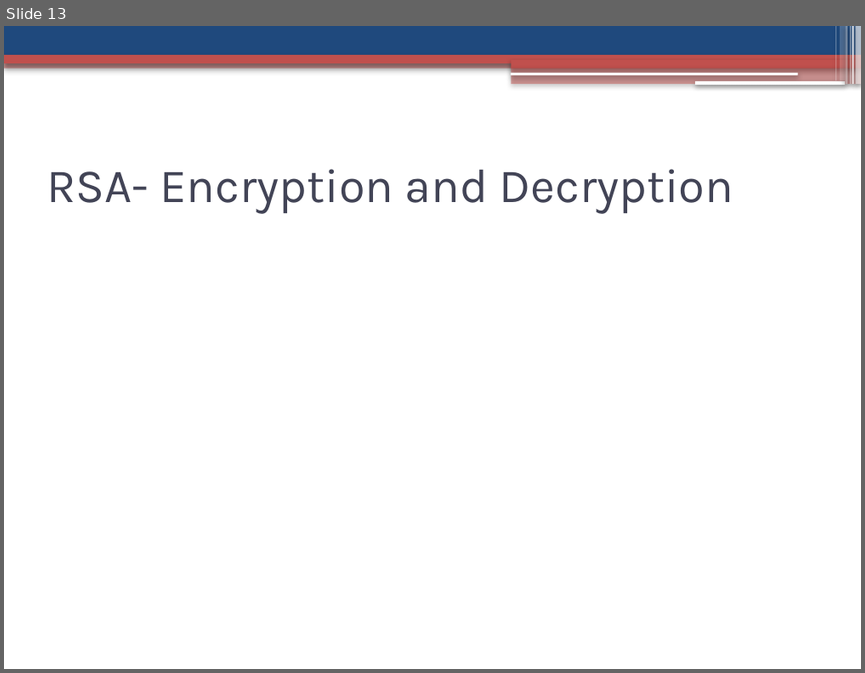
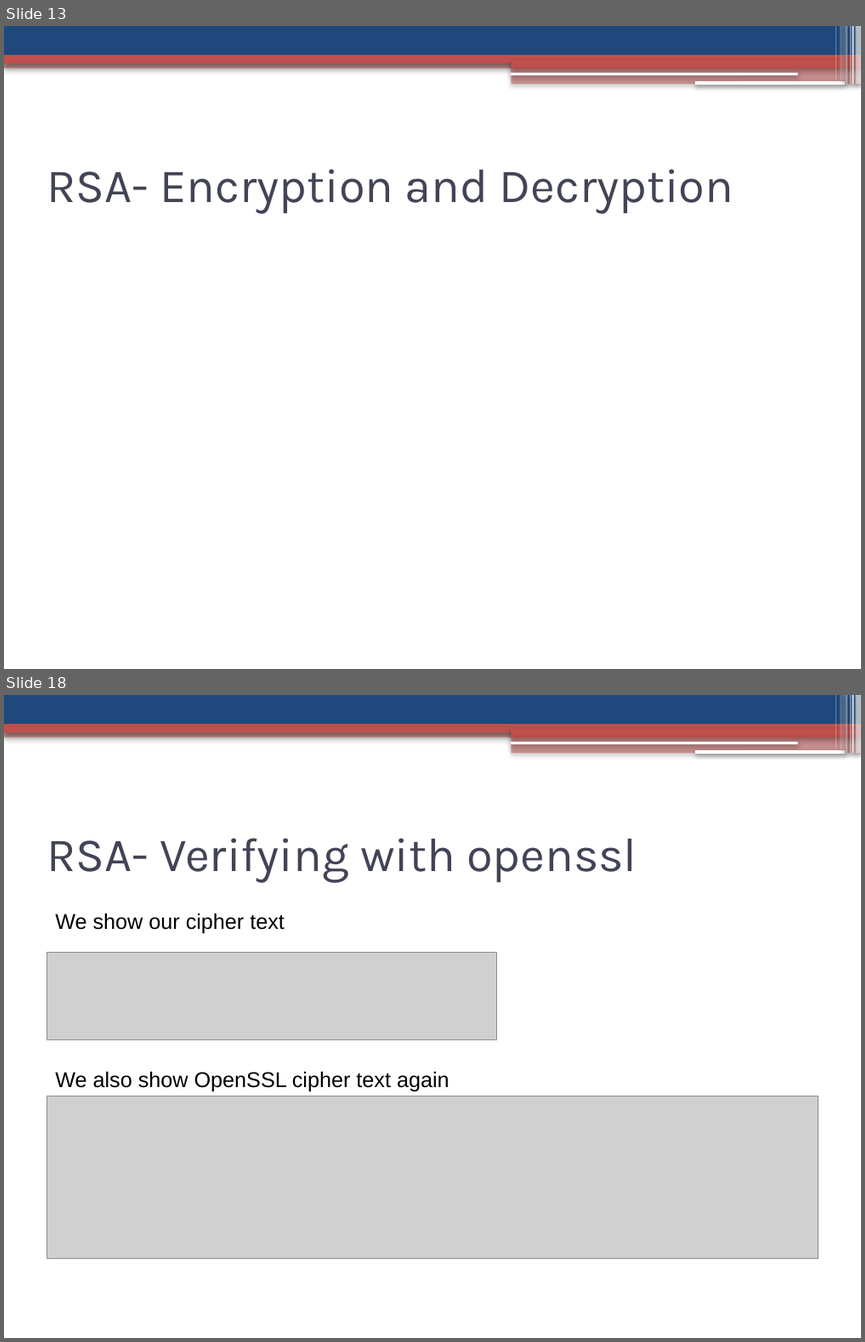
Before and after one commit to jaideng123/Cryptosystems, a slide deck: FinalPresentation.pptx. Shown one above the other, each under a label of ours: slide 13 before the commit, slides 13 and 18 after it; the slides between them are not shown. The pictures are 865x673 and 865x1342 pixels, drawn with LibreOffice and Linux fonts; fonts in the diff are those of the drawing; grey boxes stand for pictures. Boxes give left, top, right and bottom in pixels: in the first picture for what was removed or moved away, otherwise in the second. Text is boxed around its words. In the diff, an @@ line names an element or a change of style, - is before the commit and + after.

Commit message:
Add OpenSSL Testing and RSA Test case slides

```diff
--- a/FinalPresentation.pptx
+++ b/FinalPresentation.pptx
@@ slide 18 added at (x1=4, y1=695, x2=861, y2=1338), background #FFFFFF; not listed: 13 template elements that a slide beside it also shows @@
@@ text added at (x1=46, y1=838, x2=636, y2=882), 40 pt, text #424456 @@
+RSA- Verifying with openssl
@@ text added at (x1=55, y1=913, x2=284, y2=933), 18 pt, text #000000 @@
+We show our cipher text
@@ picture added at (x1=46, y1=952, x2=497, y2=1039) @@
@@ text added at (x1=55, y1=1071, x2=449, y2=1091), 18 pt, text #000000 @@
+We also show OpenSSL cipher text again
@@ picture added at (x1=46, y1=1096, x2=818, y2=1258) @@
```
Also in this commit, not shown: 6 slides changed, 9 other slides added.
